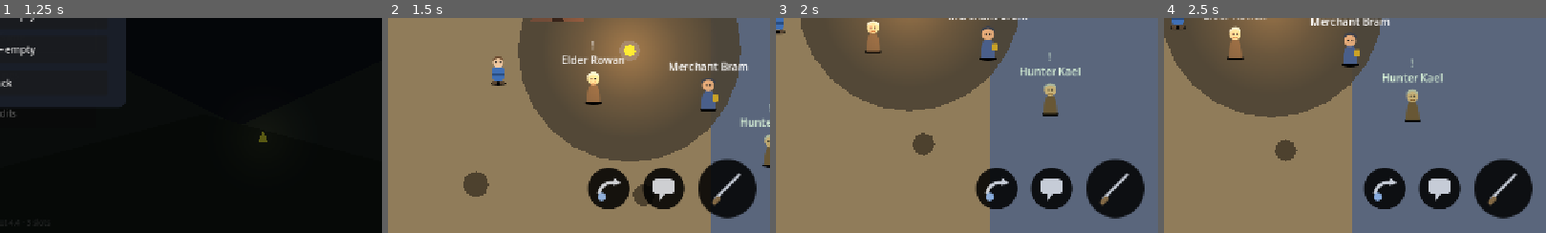
Above: before the commit, frames 1-4 (left to right).
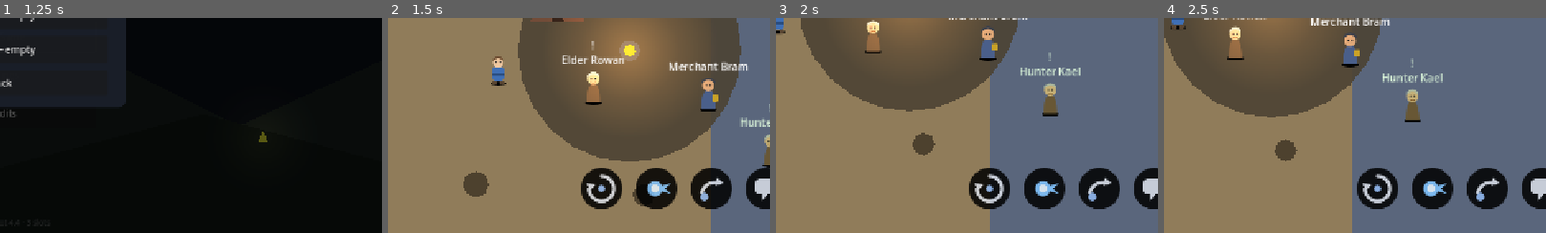
Above: after the commit, the same moments.

Repository: amirrezahadipoor/openworldRpg
Game: Godot game, scene res://scenes/menus/main_menu.tscn
The game is run twice, just before and just after one commit, with the same random seed, the same clock (stepped at 60 frames per second) and the same inputs.
Inputs (mouse positions are % of the whole screen's width and height, from its top left):
- Up to frame 1 (1.25 s): click "New Game" at 0.5 s
- Up to frame 2 (1.5 s): click "Slot 1 — empty" at 1.25 s
- Up to frame 3 (2 s): no input
- Up to frame 4 (2.5 s): drag from (10, 83) to (63, 56) at 2.02 s
The pictures show only the part of the screen within x 50-100%, y 50-100%; the shares and areas given below are measured in that part.

Frame 1 is identical in both runs. In frame 2, 5.8% of the frame differs, in the area x 50-100%, y 65-94%; in frame 3, 5.8%; in frame 4, 5.8%.

Commit message:
Phase 4 abilities + Phase 11 procedural SFX
Abilities (completes Phase 4 cooldown skills):
- Whirlwind (Q): 10 MP, 4s CD, 1.4x ATK AoE within 95px + spin tween
- Firebolt (F): 12 MP, 2.2s CD, friendly pooled projectile, 1.2x ATK
- Projectile gains 'friendly' flag: mask 2 + area_entered hurtbox routing
- HUD ability buttons with live cooldown readout + MP gating, new icons
- project.godot input actions ability_whirl/ability_bolt

Hit routing fix: hurtboxes are bare Area2Ds; melee + friendly projectiles
now resolve take_hit on the hurtbox owner (regression-tested headless).

SFX (13 deterministic procedural CC0 WAVs, 22050 Hz, seed 7, 281 KB):
- tools/gen_sfx.py synthesizer; filename == AudioManager SFX id
- auto-registered in AudioManager._register_builtin_sfx()
- wired: swing/hit/hurt/dodge/pickup/level_up/cast/roar/abilities/purchase
- ui_click on menu, dialogue, settings, pause and death-screen buttons

Tests: 75/75 headless checks (was 67) — adds ability MP/CD/damage,
melee-via-hurtbox routing, friendly projectile hit, no-MP cast guard.

Diff:
--- /dev/null
+++ b/assets/placeholder/icon_bolt.svg
@@ -0,0 +1,6 @@
+<svg xmlns="http://www.w3.org/2000/svg" width="64" height="64" viewBox="0 0 64 64">
+  <circle cx="32" cy="32" r="30" fill="rgba(20,24,32,0.55)" stroke="rgba(255,255,255,0.5)" stroke-width="2"/>
+  <circle cx="30" cy="32" r="11" fill="#7fc4ff"/>
+  <circle cx="30" cy="32" r="6" fill="#e8f6ff"/>
+  <path d="M40 28 L54 24 L44 32 L54 40 L40 36 Z" fill="#7fc4ff"/>
+</svg>
--- /dev/null
+++ b/assets/placeholder/icon_whirl.svg
@@ -0,0 +1,6 @@
+<svg xmlns="http://www.w3.org/2000/svg" width="64" height="64" viewBox="0 0 64 64">
+  <circle cx="32" cy="32" r="30" fill="rgba(20,24,32,0.55)" stroke="rgba(255,255,255,0.5)" stroke-width="2"/>
+  <path d="M32 14 A18 18 0 1 1 14 32" fill="none" stroke="#d9dee7" stroke-width="5" stroke-linecap="round"/>
+  <path d="M10 24 L16 34 L24 26 Z" fill="#d9dee7"/>
+  <circle cx="32" cy="32" r="5" fill="#8fb7ef"/>
+</svg>
--- a/project.godot
+++ b/project.godot
@@ -77,6 +77,16 @@
 , Object(InputEventKey,"resource_local_to_scene":false,"resource_name":"","device":-1,"window_id":0,"alt_pressed":false …(186 unchanged characters)…
 ]
 }
+ability_whirl={
+"deadzone": 0.2,
+"events": [Object(InputEventKey,"resource_local_to_scene":false,"resource_name":"","device":-1,"window_id":0,"alt_pressed":false,"shift_pressed":false,"ctrl_pressed":false,"meta_pressed":false,"pressed":false,"keycode":0,"physical_keycode":81,"key_label":0,"unicode":113,"location":0,"echo":false,"script":null)
+]
+}
+ability_bolt={
+"deadzone": 0.2,
+"events": [Object(InputEventKey,"resource_local_to_scene":false,"resource_name":"","device":-1,"window_id":0,"alt_pressed":false,"shift_pressed":false,"ctrl_pressed":false,"meta_pressed":false,"pressed":false,"keycode":0,"physical_keycode":70,"key_label":0,"unicode":102,"location":0,"echo":false,"script":null)
+]
+}
 pause={
 "deadzone": 0.2,
 "events": [Object(InputEventKey,"resource_local_to_scene":false,"resource_name":"","device":-1,"window_id":0,"alt_press …(195 unchanged characters)…
--- a/scenes/combat/projectile.tscn
+++ b/scenes/combat/projectile.tscn
@@ -18,3 +18,4 @@
 shape = SubResource("CircleShape2D_proj")
 
 [connection signal="body_entered" from="." to="." method="_on_body_entered"]
+[connection signal="area_entered" from="." to="." method="_on_area_entered"]
--- a/scripts/autoload/audio_manager.gd
+++ b/scripts/autoload/audio_manager.gd
@@ -24,6 +24,20 @@
 		p.name = "SFX_%d" % i
 		add_child(p)
 		_sfx_players.append(p)
+	_register_builtin_sfx()
+
+
+func _register_builtin_sfx() -> void:
+	## Procedural CC0 pack generated by tools/gen_sfx.py (see CREDITS.md).
+	var ids := [
+		"attack_swing", "hit", "player_hurt", "dodge", "pickup", "ui_click",
+		"item_use", "purchase", "level_up", "enemy_cast", "boss_roar",
+		"ability_whirl", "ability_bolt",
+	]
+	for id in ids:
+		var path := "res://assets/audio/sfx/%s.wav" % id
+		if FileAccess.file_exists(path):
+			register_sfx(id, path)
 
 
 func register_music(id: String, path: String) -> void:
--- a/scripts/autoload/game_state.gd
+++ b/scripts/autoload/game_state.gd
@@ -85,6 +85,7 @@
 		talent_points += 1
 		hp = max_hp()
 		mp = max_mp()
+		AudioManager.play_sfx("level_up")
 		EventBus.player_leveled_up.emit(level)
 	stats_changed.emit()
 
--- a/scripts/autoload/pool_manager.gd
+++ b/scripts/autoload/pool_manager.gd
@@ -14,9 +14,9 @@
 	_projectiles = ObjectPool.new(load(PROJECTILE_SCENE), holder, PROJECTILE_PREWARM)
 
 
-func spawn_projectile(pos: Vector2, dir: Vector2, damage: float, speed: float, color: Color) -> void:
+func spawn_projectile(pos: Vector2, dir: Vector2, damage: float, speed: float, color: Color, friendly: bool = false) -> void:
 	var p: Projectile = _projectiles.acquire()
-	p.launch(pos, dir, damage, speed, color)
+	p.launch(pos, dir, damage, speed, color, friendly)
 
 
 func release_projectile(p: Projectile) -> void:
--- a/scripts/combat/projectile.gd
+++ b/scripts/combat/projectile.gd
@@ -1,22 +1,38 @@
 class_name Projectile
 extends Area2D
-## Enemy projectile. Pooled via PoolManager — never queue_free() directly.
+## Pooled projectile (see PoolManager). `friendly` = cast by the player and
+## damages enemies via their "hurtbox" areas; otherwise damages the player.
+## A short arm-time prevents hitting the caster at spawn.
 
 var velocity := Vector2.ZERO
 var damage := 8.0
 var lifetime := 0.0
+var friendly := false
 
 const MAX_LIFETIME := 3.5
+const ARM_TIME := 0.08
+
+var _armed := false
+var _arm_timer := 0.0
+
+@onready var _sprite: Sprite2D = $Sprite
 
 
-func launch(pos: Vector2, dir: Vector2, dmg: float, speed: float, color: Color) -> void:
+func launch(pos: Vector2, dir: Vector2, dmg: float, speed: float, color: Color, is_friendly: bool = false) -> void:
 	global_position = pos
 	velocity = dir.normalized() * speed
 	damage = dmg
 	lifetime = MAX_LIFETIME
+	friendly = is_friendly
 	rotation = velocity.angle()
-	$Sprite.modulate = color
+	_sprite.modulate = color
 	monitoring = true
+	_armed = false
+	_arm_timer = ARM_TIME
+	if friendly:
+		collision_mask = 2  # enemy hurtboxes
+	else:
+		collision_mask = 1  # player body
 
 
 func _physics_process(delta: float) -> void:
@@ -24,13 +40,27 @@
 	if lifetime <= 0.0:
 		PoolManager.release_projectile(self)
 		return
+	if not _armed:
+		_arm_timer -= delta
+		if _arm_timer <= 0.0:
+			_armed = true
 	global_position += velocity * delta
 
 
 func _on_body_entered(body: Node2D) -> void:
-	if body.is_in_group("player") and body.has_method("take_hit"):
+	# Hostile projectiles damage the player.
+	if not friendly and _armed and body.is_in_group("player") and body.has_method("take_hit"):
 		body.take_hit(damage, velocity.normalized())
 		PoolManager.release_projectile(self)
+
+
+func _on_area_entered(area: Area2D) -> void:
+	# Friendly projectiles damage enemy hurtboxes (take_hit lives on the owner).
+	if friendly and _armed and area.is_in_group("hurtbox"):
+		var target: Node = area.get_parent()
+		if target != null and target.has_method("take_hit"):
+			target.take_hit(damage, velocity.normalized())
+			PoolManager.release_projectile(self)
 
 
 func on_pool_acquire() -> void:
--- a/scripts/enemies/enemy.gd
+++ b/scripts/enemies/enemy.gd
@@ -177,6 +177,7 @@
 		return
 	hp -= amount
 	velocity += dir * 160.0
+	AudioManager.play_sfx("hit")
 	sprite.modulate = Color(1.5, 1.5, 1.5)
 	var tw := create_tween()
 	tw.tween_property(sprite, "modulate", body_color, 0.18)
--- a/scripts/menus/main_menu.gd
+++ b/scripts/menus/main_menu.gd
@@ -136,6 +136,7 @@
 	var b := Button.new()
 	b.text = text
 	b.custom_minimum_size = Vector2(320, 50)
+	b.pressed.connect(func() -> void: AudioManager.play_sfx("ui_click"))
 	b.pressed.connect(cb)
 	return b
 
@@ -257,6 +258,7 @@
 
 
 func _on_slot_chosen(slot: int) -> void:
+	AudioManager.play_sfx("ui_click")
 	if _slot_mode == "continue":
 		if not SaveSystem.has_save(slot):
 			return
--- a/scripts/player/player.gd
+++ b/scripts/player/player.gd
@@ -13,6 +13,16 @@
 const ATTACK_COOLDOWN := 0.35
 const ATTACK_ACTIVE_TIME := 0.12
 
+# Abilities (Phase 4): cooldown-based, MP-fueled.
+const WHIRL_COOLDOWN := 4.0
+const WHIRL_MP := 10.0
+const WHIRL_RADIUS := 95.0
+const WHIRL_MULT := 1.4
+const BOLT_COOLDOWN := 2.2
+const BOLT_MP := 12.0
+const BOLT_SPEED := 430.0
+const BOLT_MULT := 1.2
+
 ## Fed by the virtual joystick (touch). Zero → fall back to keyboard actions.
 var external_input := Vector2.ZERO
 
@@ -24,6 +34,10 @@
 var _dodge_dir := Vector2.RIGHT
 var _attack_cd := 0.0
 var _attack_active := 0.0
+var _whirl_cd := 0.0
+var _bolt_cd := 0.0
+
+signal ability_cooldowns_changed(whirl: float, bolt: float)
 
 @onready var sprite: Sprite2D = $Sprite
 @onready var attack_pivot: Node2D = $AttackPivot
@@ -41,6 +55,8 @@
 func _physics_process(delta: float) -> void:
 	_dodge_cd = maxf(_dodge_cd - delta, 0.0)
 	_attack_cd = maxf(_attack_cd - delta, 0.0)
+	_whirl_cd = maxf(_whirl_cd - delta, 0.0)
+	_bolt_cd = maxf(_bolt_cd - delta, 0.0)
 
 	if _dodge_timer > 0.0:
 		_dodge_timer -= delta
@@ -67,8 +83,20 @@
 			_start_attack()
 		elif Input.is_action_just_pressed("dodge") and _dodge_cd <= 0.0:
 			_start_dodge(move)
+		if Input.is_action_just_pressed("ability_whirl") and _whirl_cd <= 0.0:
+			cast_whirlwind()
+		if Input.is_action_just_pressed("ability_bolt") and _bolt_cd <= 0.0:
+			cast_firebolt()
 
 	move_and_slide()
+
+
+## Normalized remaining cooldowns for HUD display (1 = just cast, 0 = ready).
+func cooldowns() -> Dictionary:
+	return {
+		"whirl": _whirl_cd / WHIRL_COOLDOWN,
+		"bolt": _bolt_cd / BOLT_COOLDOWN,
+	}
 
 
 func _read_move_input() -> Vector2:
@@ -91,8 +119,43 @@
 	if attack_area == null:
 		return
 	for area in attack_area.get_overlapping_areas():
-		if area.is_in_group("hurtbox") and area.has_method("take_hit"):
-			area.take_hit(GameState.attack(), facing)
+		if area.is_in_group("hurtbox"):
+			var target: Node = area.get_parent()
+			if target != null and target.has_method("take_hit"):
+				target.take_hit(GameState.attack(), facing)
+
+
+## Whirlwind — 360° melee spin hitting every hurtbox in WHIRL_RADIUS.
+func cast_whirlwind() -> void:
+	if GameState.mp < WHIRL_MP:
+		return
+	GameState.mp -= WHIRL_MP
+	_whirl_cd = WHIRL_COOLDOWN
+	AudioManager.play_sfx("ability_whirl")
+	# Spin flourish.
+	var tw := create_tween()
+	tw.tween_property(attack_pivot, "rotation", attack_pivot.rotation + TAU, 0.28)
+	for enemy in get_tree().get_nodes_in_group("enemies"):
+		if enemy is Node2D:
+			var e := enemy as Node2D
+			if global_position.distance_to(e.global_position) <= WHIRL_RADIUS:
+				var dir := (e.global_position - global_position).normalized()
+				if e.has_method("take_hit"):
+					e.take_hit(GameState.attack() * WHIRL_MULT, dir)
+
+
+## Firebolt — ranged projectile that pierces toward the facing direction.
+func cast_firebolt() -> void:
+	if GameState.mp < BOLT_MP:
+		return
+	GameState.mp -= BOLT_MP
+	_bolt_cd = BOLT_COOLDOWN
+	AudioManager.play_sfx("ability_bolt")
+	PoolManager.spawn_projectile(
+		global_position + facing * 22.0, facing,
+		GameState.attack() * BOLT_MULT, BOLT_SPEED,
+		Color(0.45, 0.75, 1.0), true
+	)
 
 
 func _start_dodge(move: Vector2) -> void:
--- a/scripts/ui/death_screen.gd
+++ b/scripts/ui/death_screen.gd
@@ -75,5 +75,6 @@
 	var b := Button.new()
 	b.text = text
 	b.custom_minimum_size = Vector2(300, 48)
+	b.pressed.connect(func() -> void: AudioManager.play_sfx("ui_click"))
 	b.pressed.connect(cb)
 	return b
--- a/scripts/ui/dialogue_box.gd
+++ b/scripts/ui/dialogue_box.gd
@@ -143,6 +143,7 @@
 		var btn := Button.new()
 		btn.text = "• " + String(c.get("text", "..."))
 		btn.alignment = HORIZONTAL_ALIGNMENT_LEFT
+		btn.pressed.connect(func() -> void: AudioManager.play_sfx("ui_click"))
 		btn.pressed.connect(_on_choice.bind(c))
 		_choice_box.add_child(btn)
 
--- a/scripts/ui/hud.gd
+++ b/scripts/ui/hud.gd
@@ -15,6 +15,8 @@
 var info_label: Label
 var quest_label: Label
 var joystick: VirtualJoystick
+var _whirl_btn: ActionButton
+var _bolt_btn: ActionButton
 
 
 func setup(p: Player) -> void:
@@ -35,6 +37,25 @@
 		info_label.text = "Lv %d · XP %d/%d · %d gold" % [
 			GameState.level, GameState.xp, GameState.xp_to_next(), GameState.gold
 		]
+	if player != null and _whirl_btn != null:
+		var cds := player.cooldowns()
+		_update_cd(_whirl_btn, float(cds["whirl"]), Player.WHIRL_COOLDOWN, Player.WHIRL_MP)
+		_update_cd(_bolt_btn, float(cds["bolt"]), Player.BOLT_COOLDOWN, Player.BOLT_MP)
+
+
+func _update_cd(btn: ActionButton, frac: float, total_cd: float, mp_cost: float) -> void:
+	var label: Label = btn.get_child(btn.get_child_count() - 1) if btn.get_child_count() > 0 else null
+	if label == null:
+		return
+	if frac > 0.0:
+		label.text = "%.1f" % (frac * total_cd)
+		btn.modulate = Color(0.5, 0.5, 0.55, 0.85)
+	elif GameState.mp < mp_cost:
+		label.text = "MP"
+		btn.modulate = Color(0.45, 0.5, 0.9, 0.85)
+	else:
+		label.text = ""
+		btn.modulate = Color(1, 1, 1, 0.85)
 
 
 # --- Builders -----------------------------------------------------------------
@@ -167,6 +188,14 @@
 	buttons.offset_bottom = -20.0 - m.y
 	buttons.alignment = BoxContainer.ALIGNMENT_END
 
+	var whirl := ActionButton.new()
+	whirl.setup("ability_whirl", _load_icon("icon_whirl"), 74.0)
+	_whirl_btn = whirl
+	whirl.add_child(_cd_label())
+	var bolt := ActionButton.new()
+	bolt.setup("ability_bolt", _load_icon("icon_bolt"), 74.0)
+	_bolt_btn = bolt
+	bolt.add_child(_cd_label())
 	var dodge := ActionButton.new()
 	dodge.setup("dodge", _load_icon("icon_dodge"), 74.0)
 	var interact_btn := ActionButton.new()
@@ -174,10 +203,24 @@
 	var attack := ActionButton.new()
 	attack.setup("attack", _load_icon("icon_attack"), 104.0)
 
+	buttons.add_child(whirl)
+	buttons.add_child(bolt)
 	buttons.add_child(dodge)
 	buttons.add_child(interact_btn)
 	buttons.add_child(attack)
 	add_child(buttons)
+
+
+func _cd_label() -> Label:
+	var l := Label.new()
+	l.set_anchors_preset(Control.PRESET_FULL_RECT)
+	l.horizontal_alignment = HORIZONTAL_ALIGNMENT_CENTER
+	l.vertical_alignment = VERTICAL_ALIGNMENT_CENTER
+	l.add_theme_font_size_override("font_size", 20)
+	l.add_theme_color_override("font_color", Color(1, 1, 1, 0.95))
+	l.add_theme_color_override("font_outline_color", Color(0, 0, 0, 0.9))
+	l.add_theme_constant_override("outline_size", 5)
+	return l
 
 
 func _load_icon(n: String) -> Texture2D:
--- a/scripts/ui/pause_menu.gd
+++ b/scripts/ui/pause_menu.gd
@@ -84,6 +84,7 @@
 	var b := Button.new()
 	b.text = text
 	b.custom_minimum_size = Vector2(260, 44)
+	b.pressed.connect(func() -> void: AudioManager.play_sfx("ui_click"))
 	b.pressed.connect(cb)
 	return b
 
--- a/scripts/ui/settings_screen.gd
+++ b/scripts/ui/settings_screen.gd
@@ -103,11 +103,13 @@
 	var apply_btn := Button.new()
 	apply_btn.text = "Apply & Close"
 	apply_btn.custom_minimum_size = Vector2(200, 44)
+	apply_btn.pressed.connect(func() -> void: AudioManager.play_sfx("ui_click"))
 	apply_btn.pressed.connect(_apply_and_close)
 	btns.add_child(apply_btn)
 	var cancel_btn := Button.new()
 	cancel_btn.text = "Cancel"
 	cancel_btn.custom_minimum_size = Vector2(140, 44)
+	cancel_btn.pressed.connect(func() -> void: AudioManager.play_sfx("ui_click"))
 	cancel_btn.pressed.connect(close)
 	btns.add_child(cancel_btn)
 	box.add_child(btns)
--- a/tests/combat_test.gd
+++ b/tests/combat_test.gd
@@ -40,6 +40,8 @@
 	_test_quests_and_dialogue()
 
 	_test_save_slots()
+
+	await _test_abilities()
 
 	_test_boss_phases_and_death()
 	await get_tree().physics_frame
@@ -253,6 +255,69 @@
 	check(GameState.quests.is_empty() and GameState.quest_flags.is_empty(), "reset clears story state")
 
 
+func _test_abilities() -> void:
+	print("[combat_test] abilities (whirlwind + firebolt)")
+	var player: Player = get_tree().get_first_node_in_group("player")
+	GameState.mp = GameState.max_mp()
+
+	var host := Node2D.new()
+	add_child(host)
+	var e: Enemy = load("res://scenes/enemies/enemy.tscn").instantiate()
+	host.add_child(e)
+	e.global_position = player.global_position + Vector2(50, 0)
+	e.setup_archetype("grunt")
+
+	var mp_before := GameState.mp
+	player.cast_whirlwind()
+	check(e.hp < e.max_hp, "whirlwind damaged nearby enemy")
+	check(GameState.mp == mp_before - Player.WHIRL_MP, "whirlwind MP cost applied")
+	check(float(player.cooldowns()["whirl"]) > 0.9, "whirlwind on cooldown after cast")
+
+	mp_before = GameState.mp
+	player.facing = Vector2.RIGHT
+	player.cast_firebolt()
+	check(GameState.mp == mp_before - Player.BOLT_MP, "firebolt MP cost applied")
+	check(float(player.cooldowns()["bolt"]) > 0.9, "firebolt on cooldown after cast")
+
+	# Friendly projectile damages an enemy hurtbox.
+	var e2: Enemy = load("res://scenes/enemies/enemy.tscn").instantiate()
+	host.add_child(e2)
+	e2.global_position = player.global_position + Vector2(200, 0)
+	e2.setup_archetype("grunt")
+	# Melee: hurtbox routes take_hit to its owner (regression guard).
+	var melee_target: Enemy = load("res://scenes/enemies/enemy.tscn").instantiate()
+	host.add_child(melee_target)
+	melee_target.setup_archetype("grunt")
+	player.facing = Vector2.RIGHT
+	melee_target.global_position = player.global_position + Vector2(48, 0)
+	player.attack_shape.disabled = false
+	await get_tree().physics_frame
+	var melee_before := melee_target.hp
+	player._resolve_attack_hits()
+	await get_tree().process_frame
+	check(melee_target.hp < melee_before, "melee hit lands via hurtbox routing")
+	player.attack_shape.disabled = true
+
+	PoolManager.spawn_projectile(e2.global_position, Vector2.RIGHT, 12.0, 400.0, Color.WHITE, true)
+	await get_tree().physics_frame
+	var proj: Projectile = null
+	for child in get_tree().root.get_node("PoolManager").get_node("Projectiles").get_children():
+		if child is Projectile and child.visible and (child as Projectile).friendly:
+			proj = child
+			break
+	if proj != null:
+		proj._armed = true
+		proj._on_area_entered(e2.get_node("Hurtbox"))
+	check(e2.hp < e2.max_hp, "friendly projectile damages enemy hurtbox")
+
+	# No MP -> no cast.
+	GameState.mp = 0.0
+	player._whirl_cd = 0.0
+	player.cast_whirlwind()
+	check(GameState.mp == 0.0, "cannot cast whirlwind without MP")
+	GameState.mp = GameState.max_mp()
+
+
 func _test_boss_phases_and_death() -> void:
 	print("[combat_test] boss phases + death")
 	var host := Node2D.new()
Not shown, added: assets/audio/sfx/ability_bolt.wav.import
Not shown, added: assets/audio/sfx/ability_whirl.wav.import
Not shown, added: assets/audio/sfx/attack_swing.wav.import
Not shown, added: assets/audio/sfx/boss_roar.wav.import
Not shown, added: assets/audio/sfx/dodge.wav.import
Not shown, added: assets/audio/sfx/enemy_cast.wav.import
Not shown, added: assets/audio/sfx/hit.wav.import
Not shown, added: assets/audio/sfx/item_use.wav.import
Not shown, added: assets/audio/sfx/level_up.wav.import
Not shown, added: assets/audio/sfx/pickup.wav.import
Not shown, added: assets/audio/sfx/player_hurt.wav.import
Not shown, added: assets/audio/sfx/purchase.wav.import
(and 19 more such lines)
